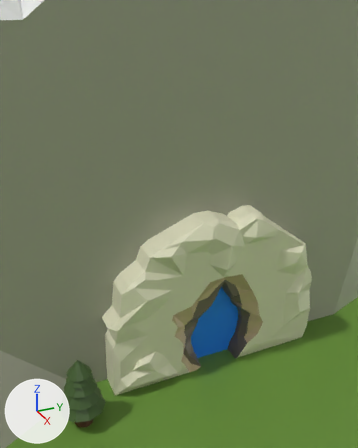
What one commit did to the glTF model dist/static/map_cinematic_full.glb.
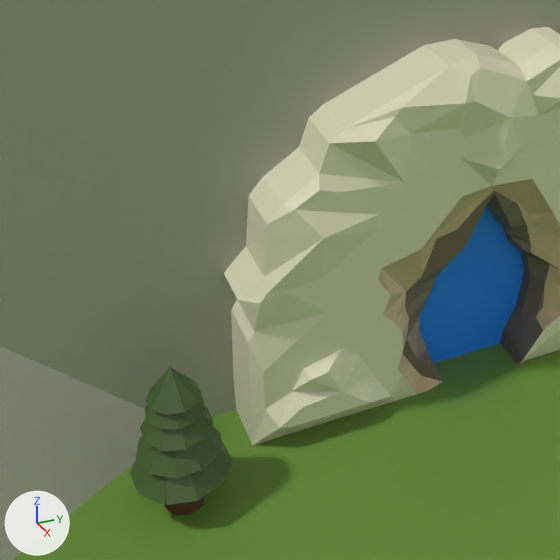
Old and new are each drawn from a 50 mm lens placed at (2.79, -12.96, 12.06), pointed at (-9.72, -7.33, 5.8) and again close up on the part from 0% to 71% of the width and 43% to 100% of the height. The axes (+X, +Y, +Z) are drawn at lower left. The lights are the same throughout. Where no turn or scale is listed for an object, it has been applied to the vertices.

Names of what the first close-up shows: 'landscape', 'magical_glow', 'portal', 'tree'.
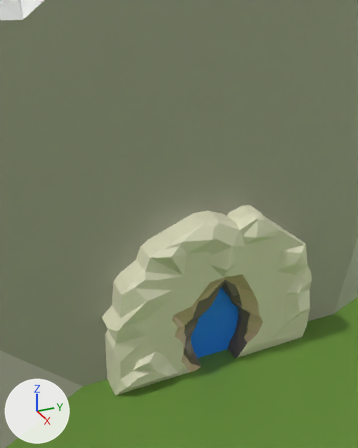
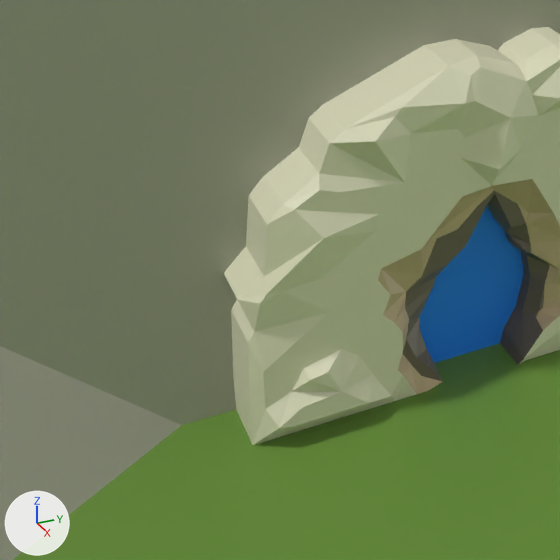
Where the change shows, as pixel boxes [x1, y1, x2, y2] in the close-ups (560 x 560 px):
'tree', deleted (green)
    before: [130, 367, 232, 515]
    faces in mat_tree_leaf_1 (dark green #415d2c): [130, 367, 232, 505]
    faces in mat_tree_trunk (brown #4c2600): [164, 496, 205, 515]

The edits, one by one:
Object 'tree' (ob_tree) is deleted.
